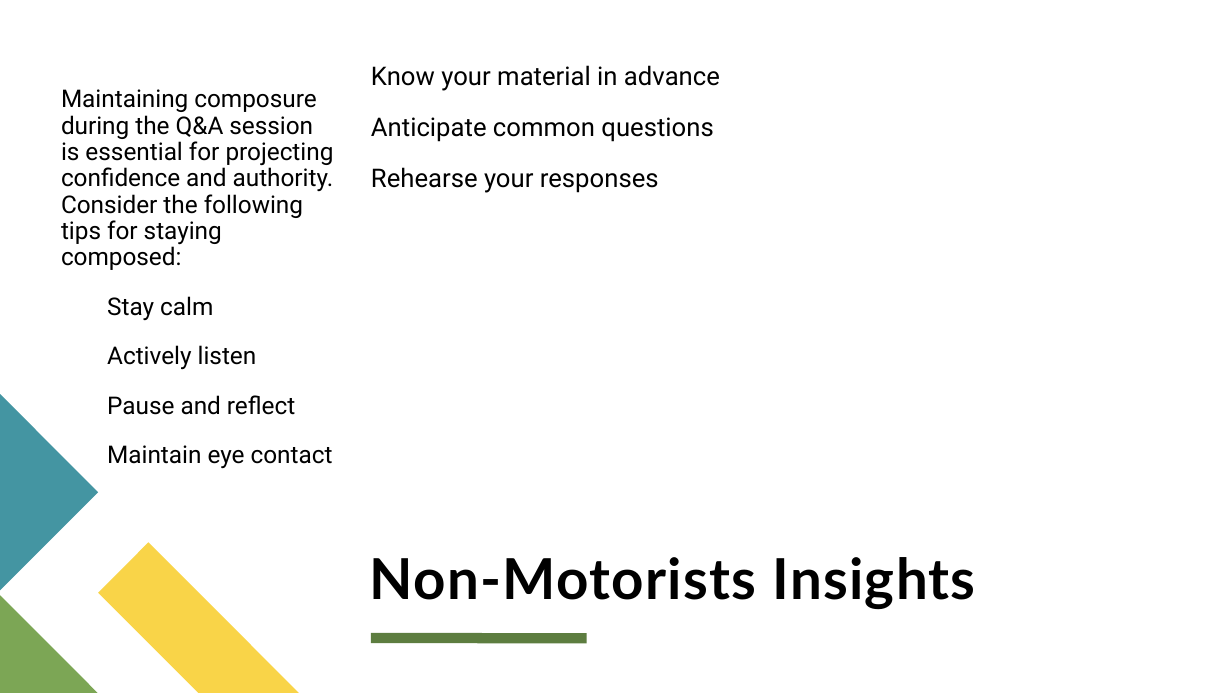
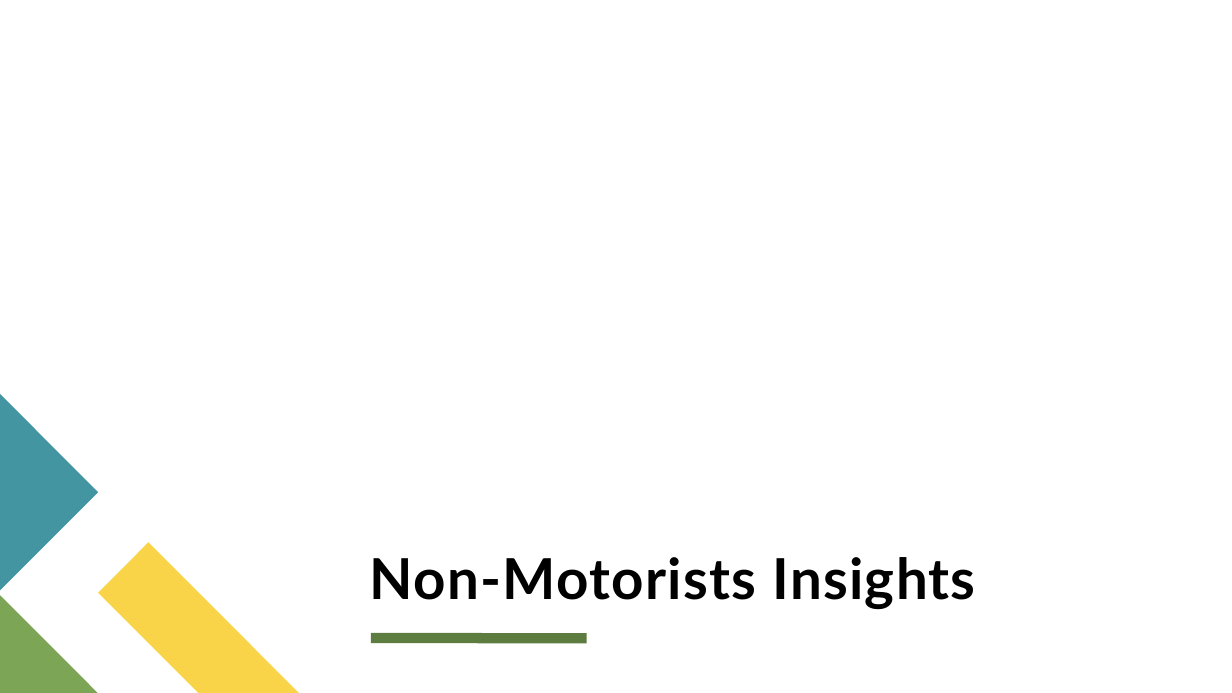
Before and after one commit to x22237941/Database-and-Analytical-Programming, a slide deck: slide 9 of TeamI.pptx. Drawn at 1232x693 pixels with LibreOffice and Linux fonts; fonts in the diff are those of the drawing. Boxes give left, top, right and bottom in pixels: in the first picture for what was removed or moved away, otherwise in the second. Text is boxed around its words. In the diff, an @@ line names an element or a change of style, - is before the commit and + after.

```diff
--- a/TeamI.pptx
+++ b/TeamI.pptx
@@ text removed at (x1=61, y1=89, x2=334, y2=469) @@
-Maintaining composure during the Q&A session is essential for projecting confidence and authority. Consider the following tips for staying composed:
-  Stay calm
-  Actively listen
-  Pause and reflect
-  Maintain eye contact
@@ text removed at (x1=371, y1=65, x2=720, y2=193) @@
-Know your material in advance
-Anticipate common questions
-Rehearse your responses
```
Also in this commit, not shown: 1 other slide changed, 2 slides added, 2 slides removed.
